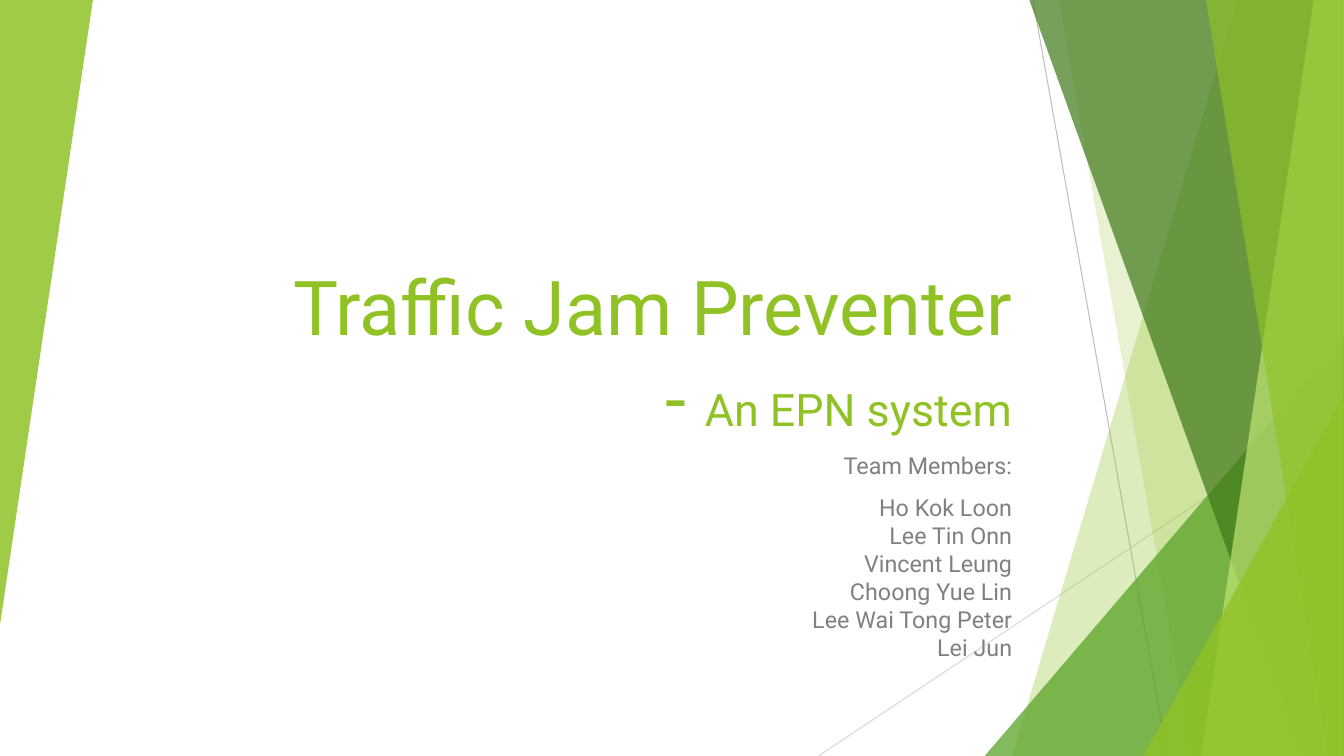
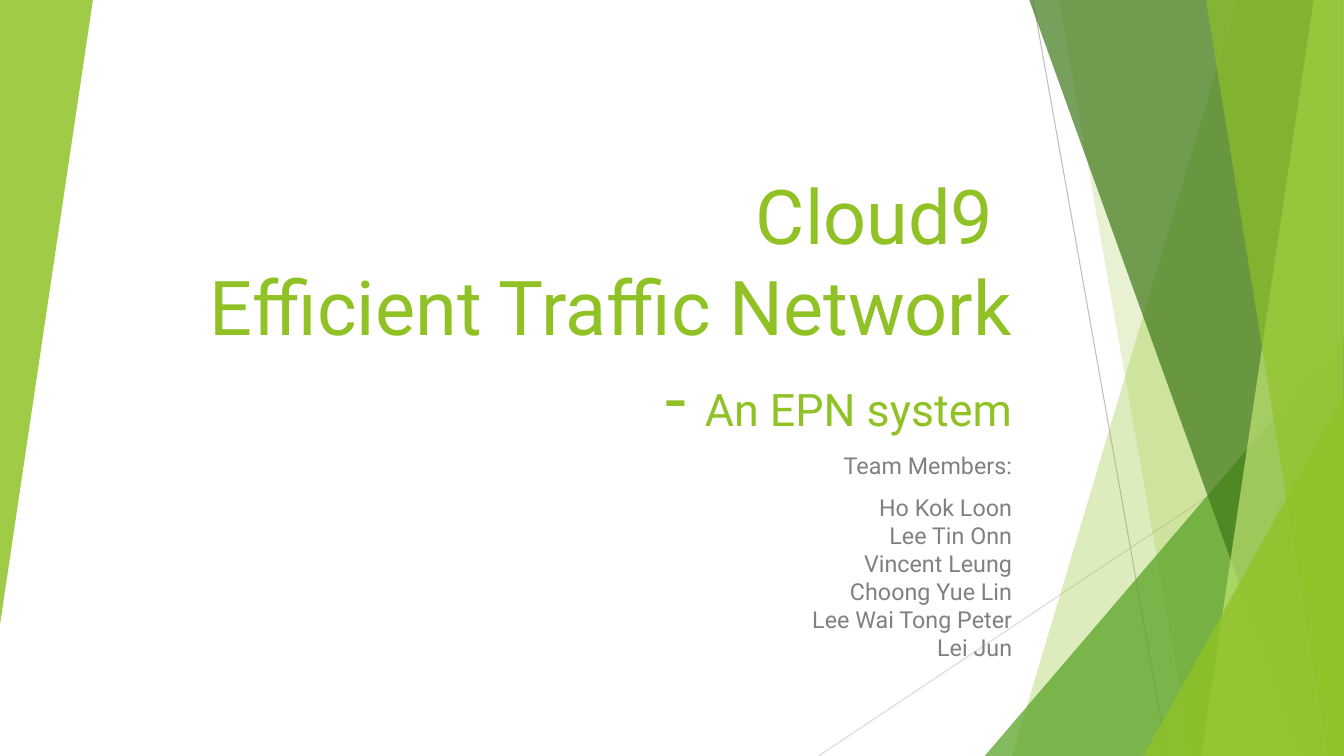
Before and after one commit to arynchoong/MTech-KE-SMID, a slide deck: slide 1 of reports/Traffic Jam Preventer System.pptx. Drawn at 1344x756 pixels with LibreOffice and Linux fonts; fonts in the diff are those of the drawing. Boxes give left, top, right and bottom in pixels: in the first picture for what was removed or moved away, otherwise in the second. Text is boxed around its words. In the diff, an @@ line names an element or a change of style, - is before the commit and + after.

```diff
--- a/reports/Traffic Jam Preventer System.pptx
+++ b/reports/Traffic Jam Preventer System.pptx
@@ title at (210,187,1012,436): text changed @@
-Traffic Jam Preventer
-- An EPN system
+Cloud9
+Efficient Traffic Network
+- An EPN system
```
Also in this commit, not shown: 1 other slide changed.
